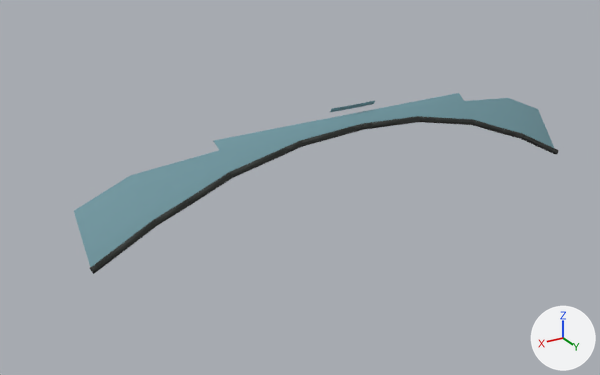
The glTF model viewer/bug_viewer/public/models/STAGE2_PART_009_RearEngineOpening.glb as it was, and as the next commit left it.
One viewpoint serves both versions: a camera (50 mm lens) standing at (0.588, 2.381, 1.51) and looking at (0.062, 1.503, 1.071). Lighting does not change. The marker at lower right points along +X, +Y and +Z. The picture after the commit comes second. Vertices at exactly the same position are counted once.

Before the edit, the objects in view are built like this:
```python
me_body_stage2_reardeck_b_body_engine_lid_rear_0 = bpy.data.meshes.new('BODY_Stage2_RearDeck_B_Body_Engine_Lid_Rear_0')
me_body_stage2_reardeck_b_body_engine_lid_rear_0.from_pydata(...)  # 75 vertices, 88 faces; spans x -0.361..0.367, y 1.514..1.56, z 1.058..1.188
me_body_stage2_reardeck_b_body_engine_lid_rear_0.materials.append(mat_b_paint1)  # cyan #739ca6
me_trim_stage2_reardeck_b_body_engine_lid_rear_0 = bpy.data.meshes.new('TRIM_Stage2_RearDeck_B_Body_Engine_Lid_Rear_0')
me_trim_stage2_reardeck_b_body_engine_lid_rear_0.from_pydata(...)  # 371 vertices, 768 faces; spans x -0.363..0.369, y 1.556..1.564, z 1.054..1.168
me_trim_stage2_reardeck_b_body_engine_lid_rear_0.materials.append(mat_stage2_darksteel)  # dark grey #323532
ob_body_stage2_reardeck_b_body_engine_lid_rear_0 = bpy.data.objects.new('BODY_Stage2_RearDeck_B_Body_Engine_Lid_Rear_0', me_body_stage2_reardeck_b_body_engine_lid_rear_0)
ob_body_stage2_reardeck_b_body_engine_lid_rear_0.location = (0.0, 0.0, 0.0)
ob_trim_stage2_reardeck_b_body_engine_lid_rear_0 = bpy.data.objects.new('TRIM_Stage2_RearDeck_B_Body_Engine_Lid_Rear_0', me_trim_stage2_reardeck_b_body_engine_lid_rear_0)
ob_trim_stage2_reardeck_b_body_engine_lid_rear_0.location = (0.0, 0.0, 0.0)
```
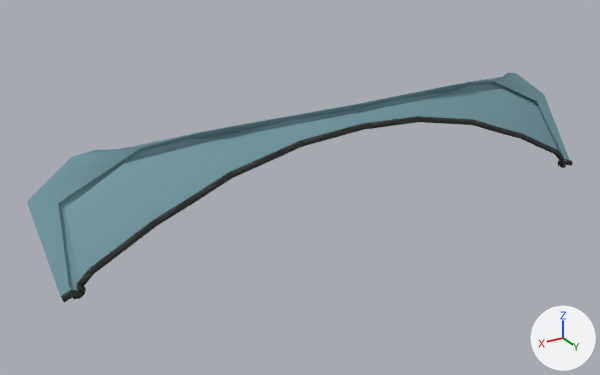
The change, as JSON lines over the scene's bpy script:
```json
{"block": "me_body_stage2_reardeck_b_body_engine_lid_rear_0", "where": "# used by ob_body_stage2_reardeck_b_body_engine_lid_rear_0; location = (0.0, 0.0, 0.0)"}
{"op": "remove", "block": "me_body_stage2_reardeck_b_body_engine_lid_rear_0", "code": "me_body_stage2_reardeck_b_body_engine_lid_rear_0.from_pydata(...)  # 75 vertices, 88 faces; spans x -0.361..0.367, y 1.514..1.56, z 1.058..1.188"}
{"op": "add", "block": "me_body_stage2_reardeck_b_body_engine_lid_rear_0", "code": "me_body_stage2_reardeck_b_body_engine_lid_rear_0.from_pydata(...)  # 268 vertices, 410 faces; spans x -0.404..0.411, y 1.476..1.56, z 1.031..1.188"}
{"block": "me_body_stage2_reardeck_b_body_engine_lid_rear_0", "change": "me_body_stage2_reardeck_b_body_engine_lid_rear_0 part 1: 193 vertices added at x -0.404..0.411, y 1.476..1.56, z 1.031..1.187"}
{"block": "me_trim_stage2_reardeck_b_body_engine_lid_rear_0", "where": "# used by ob_trim_stage2_reardeck_b_body_engine_lid_rear_0; location = (0.0, 0.0, 0.0)"}
{"op": "remove", "block": "me_trim_stage2_reardeck_b_body_engine_lid_rear_0", "code": "me_trim_stage2_reardeck_b_body_engine_lid_rear_0.from_pydata(...)  # 371 vertices, 768 faces; spans x -0.363..0.369, y 1.556..1.564, z 1.054..1.168"}
{"op": "add", "block": "me_trim_stage2_reardeck_b_body_engine_lid_rear_0", "code": "me_trim_stage2_reardeck_b_body_engine_lid_rear_0.from_pydata(...)  # 1015 vertices, 2112 faces; spans x -0.398..0.404, y 1.556..1.564, z 1.028..1.168"}
{"block": "me_trim_stage2_reardeck_b_body_engine_lid_rear_0", "change": "me_trim_stage2_reardeck_b_body_engine_lid_rear_0 part 2: 322 vertices added at x 0.364..0.404, y 1.556..1.564, z 1.028..1.06"}
{"block": "me_trim_stage2_reardeck_b_body_engine_lid_rear_0", "change": "me_trim_stage2_reardeck_b_body_engine_lid_rear_0 part 3: 322 vertices added at x -0.398..-0.358, y 1.556..1.564, z 1.028..1.06"}
```

Location of each change, (x1, y1, x2, y2) in pixels of the pictures (600 x 375 px):
```json
{"object": "BODY_Stage2_RearDeck_B_Body_Engine_Lid_Rear_0", "change": "reshaped", "before": [74, 93, 554, 267], "after": [27, 73, 569, 296], "on screen": "13% wider, 28% taller"}
{"object": "TRIM_Stage2_RearDeck_B_Body_Engine_Lid_Rear_0", "change": "reshaped", "before": [90, 116, 558, 274], "after": [61, 116, 573, 302], "on screen": "9% wider, 18% taller"}
{"part": 1, "of": "me_body_stage2_reardeck_b_body_engine_lid_rear_0", "change": "added", "after": [27, 73, 569, 296]}
{"part": 2, "of": "me_trim_stage2_reardeck_b_body_engine_lid_rear_0", "change": "added", "after": [61, 269, 94, 302]}
{"part": 3, "of": "me_trim_stage2_reardeck_b_body_engine_lid_rear_0", "change": "added", "after": [555, 151, 573, 168]}
```
